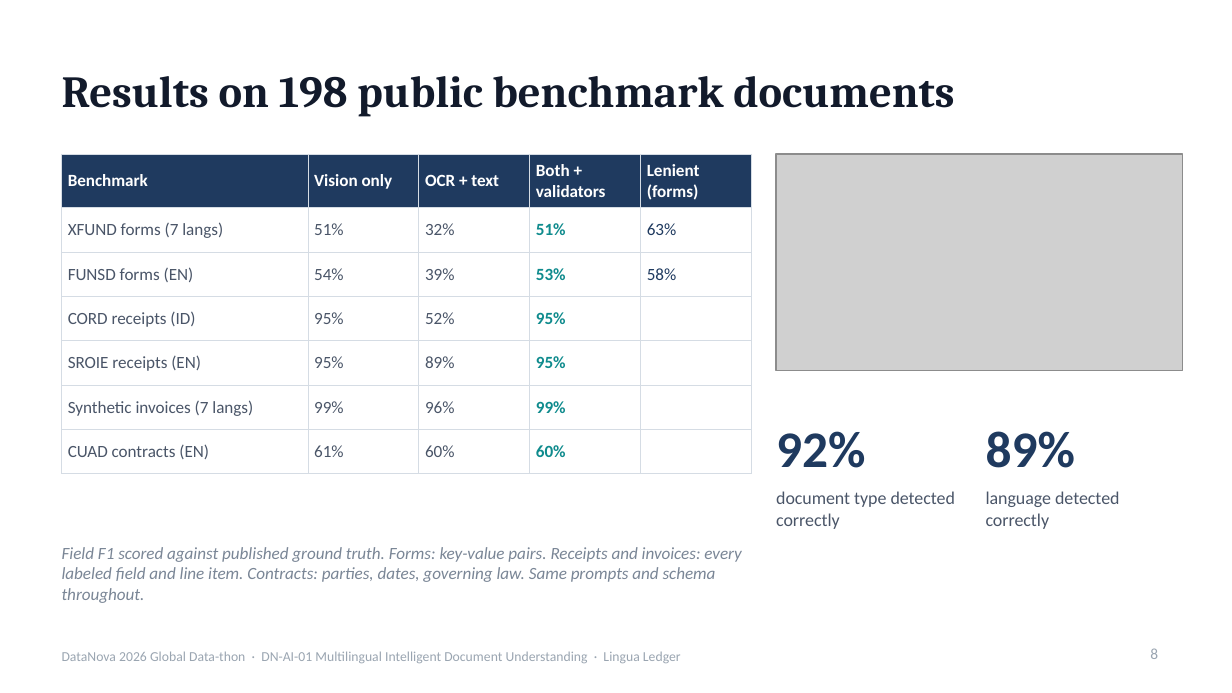
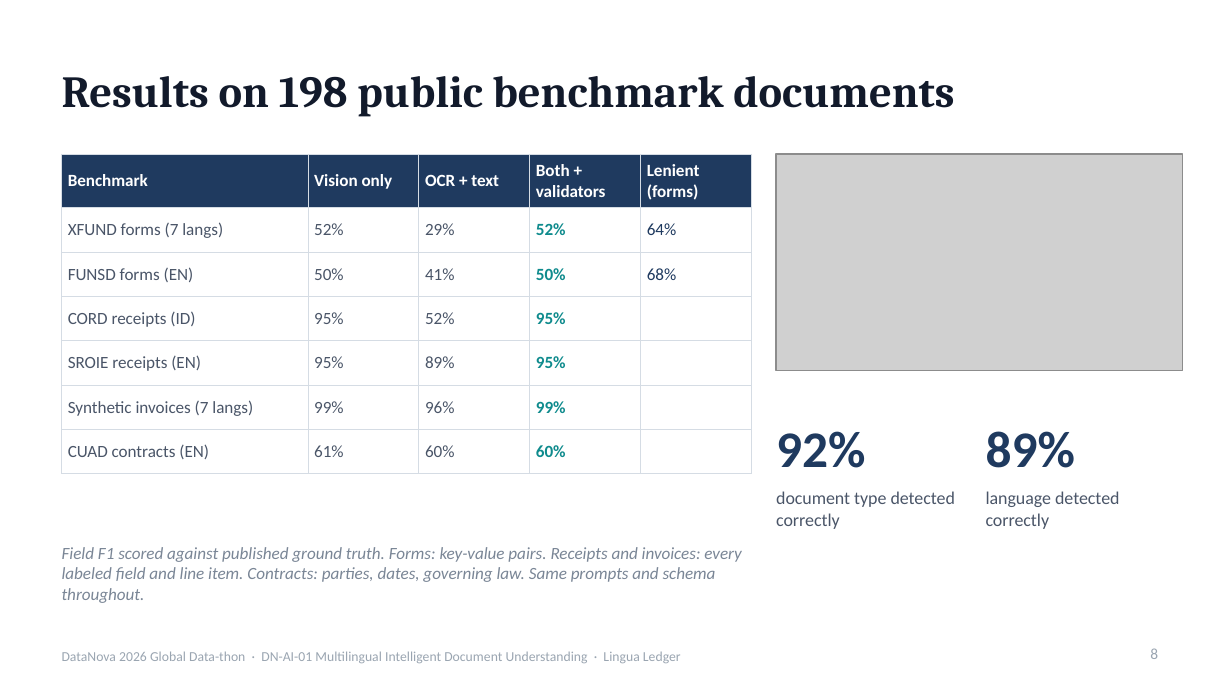
Before and after one commit to rishavnaskar/lingua-ledger, a slide deck: slide 8 of deck/LinguaLedger-DataNova2026-Round1.pptx. Drawn at 1232x693 pixels with LibreOffice and Linux fonts; fonts in the diff are those of the drawing; grey boxes stand for pictures. Boxes give left, top, right and bottom in pixels: in the first picture for what was removed or moved away, otherwise in the second. Text is boxed around its words. In the diff, an @@ line names an element or a change of style, - is before the commit and + after.

Commit message:
Full form re-run, label-matched form agreement, lenient calibration labels for forms
All 90 form documents re-ran on the reworked prompt: strict F1 barely moved
(XFUND 50.9 to 51.9, FUNSD 53.3 to 50.2) while lenient rose (63.5 to 64.3,
57.8 to 67.5). Reader agreement on form pairs is now matched by label instead
of list position, and form pairs are labelled with the lenient rule for
calibration. Calibration error is reported per dataset; the regression to
0.037 overall is confined to forms. All 14 sample caches regenerated on the
default model.

```diff
--- a/deck/LinguaLedger-DataNova2026-Round1.pptx
+++ b/deck/LinguaLedger-DataNova2026-Round1.pptx
@@ table at (62,154,752,463) @@
-row 2: XFUND forms (7 langs) | 51% | 32% | 51% | 63%
+row 2: XFUND forms (7 langs) | 52% | 29% | 52% | 64%
-row 3: FUNSD forms (EN) | 54% | 39% | 53% | 58%
+row 3: FUNSD forms (EN) | 50% | 41% | 50% | 68%
```
Also in this commit, not shown: 2 other slides changed, 35 other files.
